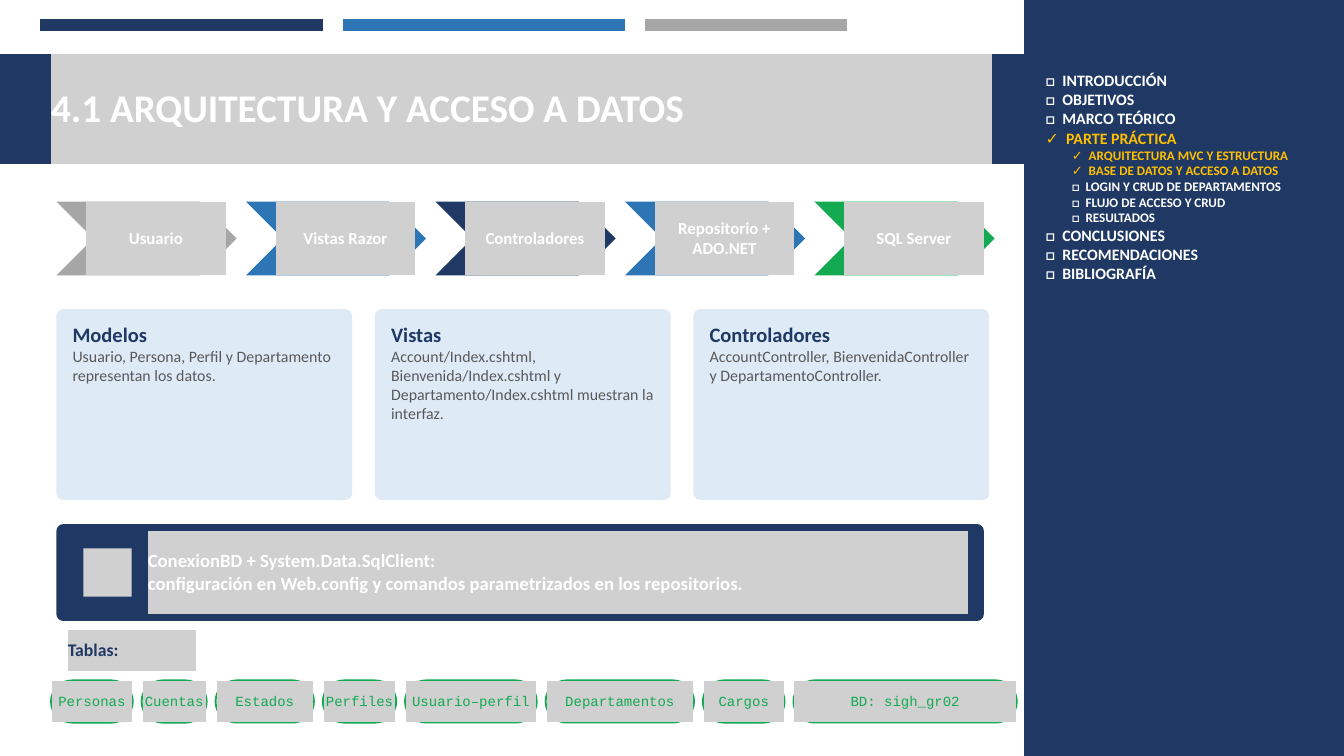
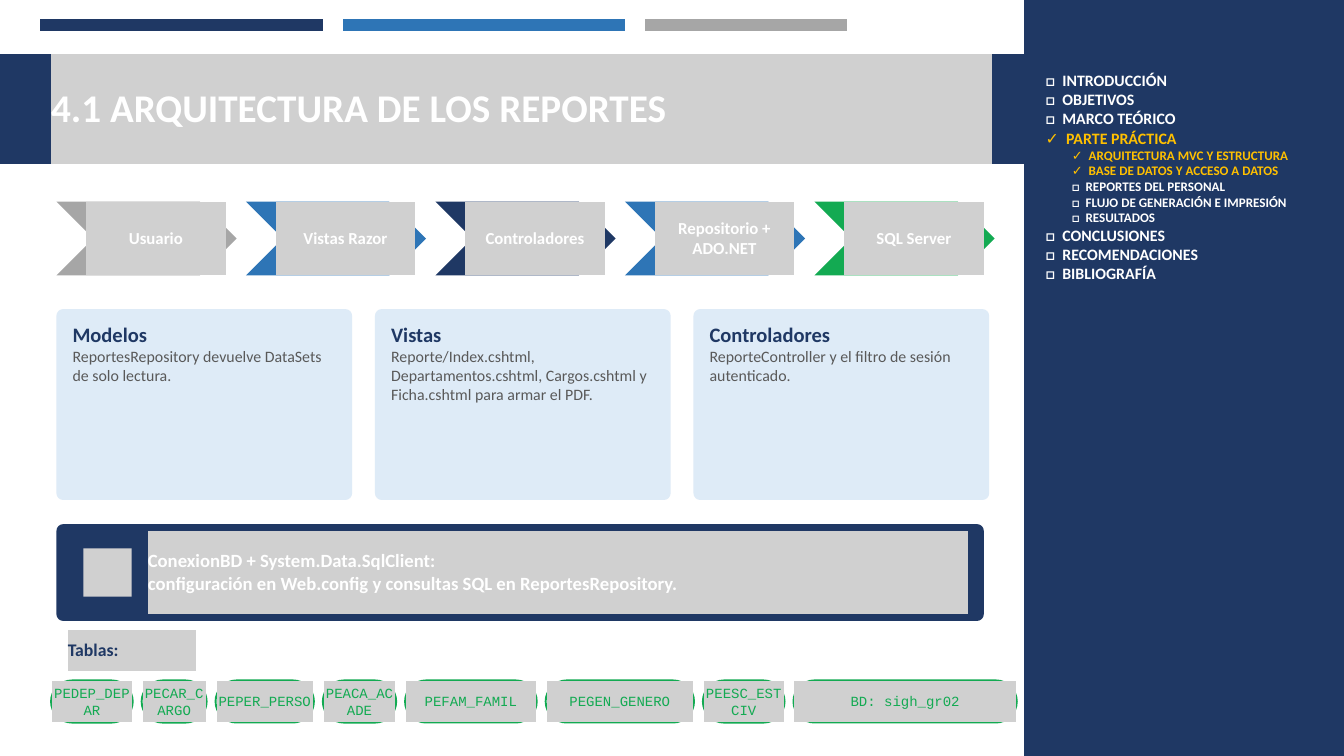
Before and after one commit to Josue-Chango/SIDH_GR02, a slide deck: slide 5 of DOTNET/REPORTES/02. DOCUMENTACION/REPORTES_DOTNET_SQL_GR02.pptx. Drawn at 1344x756 pixels with LibreOffice and Linux fonts; fonts in the diff are those of the drawing; grey boxes stand for pictures. Boxes give left, top, right and bottom in pixels: in the first picture for what was removed or moved away, otherwise in the second. Text is boxed around its words. In the diff, an @@ line names an element or a change of style, - is before the commit and + after.

Commit message:
presentacion reportes

```diff
--- a/DOTNET/REPORTES/02. DOCUMENTACION/REPORTES_DOTNET_SQL_GR02.pptx
+++ b/DOTNET/REPORTES/02. DOCUMENTACION/REPORTES_DOTNET_SQL_GR02.pptx
@@ text at (51,97,666,127): text changed @@
-4.1 ARQUITECTURA Y ACCESO A DATOS
+4.1 ARQUITECTURA DE LOS REPORTES
@@ text at (1086,182,1287,207): text changed @@
-□ LOGIN Y CRUD DE DEPARTAMENTOS
-□ FLUJO DE ACCESO Y CRUD
+□ REPORTES DEL PERSONAL
+□ FLUJO DE GENERACIÓN E IMPRESIÓN
@@ text at (73,351,322,381): text changed @@
-Usuario, Persona, Perfil y Departamento representan los datos.
+ReportesRepository devuelve DataSets de solo lectura.
@@ text at (391,351,647,403): text changed @@
-Account/Index.cshtml, Bienvenida/Index.cshtml y Departamento/Index.cshtml muestran la interfaz.
+Reporte/Index.cshtml, Departamentos.cshtml, Cargos.cshtml y Ficha.cshtml para armar el PDF.
@@ text at (710,351,951,381): text changed @@
-AccountController, BienvenidaController y DepartamentoController.
+ReporteController y el filtro de sesión autenticado.
@@ text at (148,577,677,593): text changed @@
-configuración en Web.config y comandos parametrizados en los repositorios.
+configuración en Web.config y consultas SQL en ReportesRepository.
@@ text at (54,688,130,700): text changed @@
-Personas
+PEDEP_DEPAR
@@ text at (145,688,204,700): text changed @@
-Cuentas
+PECAR_CARGO
@@ text at (326,688,393,700): text changed @@
-Perfiles
+PEACA_ACADE
@@ text at (706,688,782,700): text changed @@
-Cargos
+PEESC_ESTCIV
@@ text at (219,696,311,708): text changed @@
-Estados
+PEPER_PERSO
@@ text at (425,696,517,708): text changed @@
-Usuario–perfil
+PEFAM_FAMIL
@@ text at (569,696,670,708): text changed @@
-Departamentos
+PEGEN_GENERO
```
Also in this commit, not shown: 9 other slides changed.
